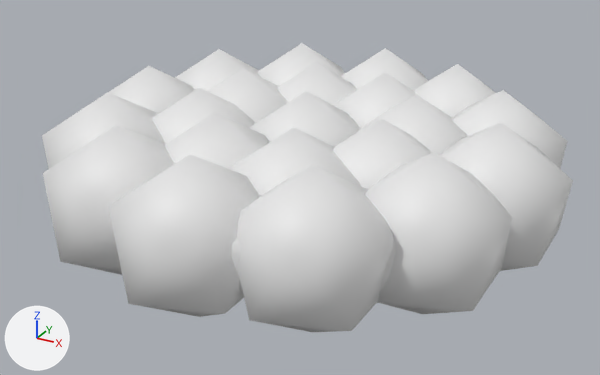
Before and after pictures for a commit that changed the FBX model Project/Assets/Art/Meshes/MSH_RIG_PRP_omelette.FBX.
The view is the same before and after, from a 50 mm lens placed at (0.247, -0.457, 0.21), pointed at (0.002, -0.012, -0.013). Every picture has the same lights, and +X, +Y and +Z are marked at lower left. Where no turn or scale is listed for an object, it has been applied to the vertices. Vertices at the same position are counted once.

Objects in the first picture: 'bone001', 'bone003', 'bone004', 'bone005', 'bone010', 'bone011', 'bone012', 'bone013', 'bone014', 'bone015', 'bone021', 'tortilla'.
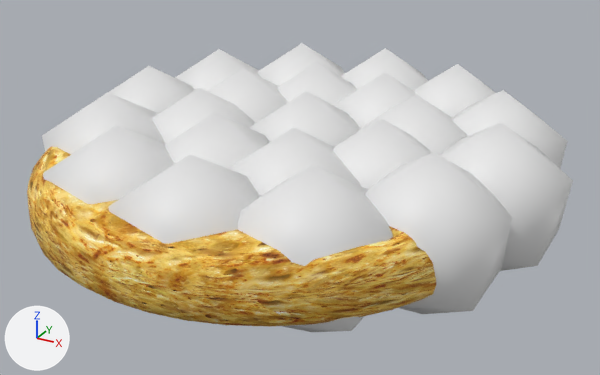
Where the change shows, as pixel boxes [x1, y1, x2, y2] in the pictures (600 x 375 px):
'tortilla', recoloured, surface changed, moved
    before: [231, 239, 395, 293]
    after: [27, 147, 436, 327]

Patch to the scene script:
```diff
--- a/Project/Assets/Art/Meshes/MSH_RIG_PRP_omelette.FBX.py
+++ b/Project/Assets/Art/Meshes/MSH_RIG_PRP_omelette.FBX.py
@@ img_tex_omelette_df_png @@
+img_tex_omelette_df_png = load_image('TEX_omelette_DF.png', '../Textures/TEX_omelette_DF.png', 512, 512, 'sRGB')
@@ mat_02___default @@
+mat_02___default = principled_material('02 - Default')
+mat_02___default.texture = img_tex_omelette_df_png
+mat_02___default.roughness = 0.859
@@ me_mesh_001 @@
 me_mesh_001.from_pydata(...)  # 968 vertices, 1932 faces; spans x -0.15..0.15, y -0.15..0.15, z -0.02..0.02
 # used by ob_tortilla; location = (0.0, 0.0, 0.0)
+# me_mesh_001 part 1: texture (UV) coordinates of 1932 of 1932 faces, centred in x -0.149..0.149, y -0.15..0.15, z -0.02..0.02, changed; they spanned u 0.0..1.0, v 0.0..1.0 and now span u 0.0..3.82, v 0.0..3.06
+me_mesh_001.materials.append(mat_02___default)  # picture img_tex_omelette_df_png
@@ ob_tortilla @@
 ob_tortilla = bpy.data.objects.new('tortilla', me_mesh_001)
-ob_tortilla.location = (0.0, 0.0, 0.0)
+ob_tortilla.location = (-0.006, -0.0346, 0.0)
```
